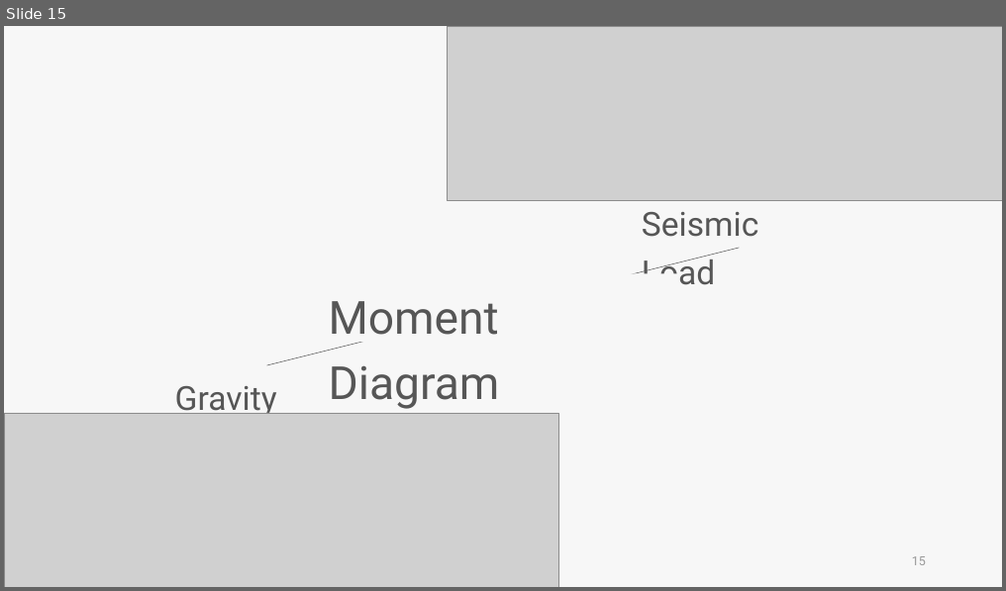
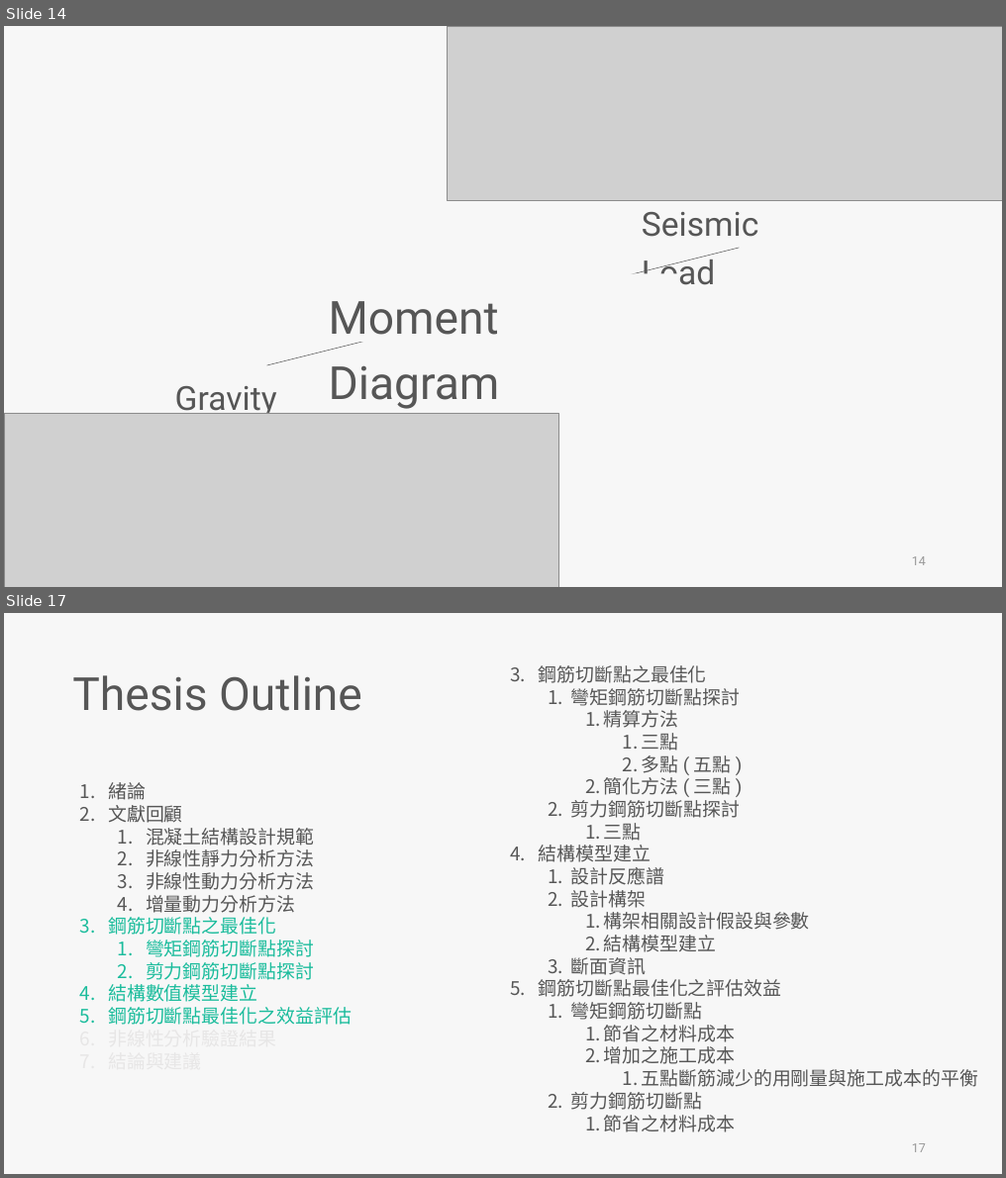
Before and after one commit to skyran1278/VbaProject, a slide deck: 20180126_SmartCut/Meeting/20190412 Meeting/20190412 Meeting.pptx. Shown one above the other, each under a label of ours: slide 15 before the commit, slides 14 and 17 after it; the slides between them are not shown. The pictures are 1006x591 and 1006x1178 pixels, drawn with LibreOffice and Linux fonts; fonts in the diff are those of the drawing; grey boxes stand for pictures. Boxes give left, top, right and bottom in pixels: in the first picture for what was removed or moved away, otherwise in the second. Text is boxed around its words. In the diff, an @@ line names an element or a change of style, - is before the commit and + after.

```diff
--- a/20180126_SmartCut/Meeting/20190412 Meeting/20190412 Meeting.pptx
+++ b/20180126_SmartCut/Meeting/20190412 Meeting/20190412 Meeting.pptx
@@ slide 17 added at [4, 613, 1002, 1174], background #F7F7F7 @@
@@ text added at [539, 665, 978, 1133], 18 pt, text #565656 @@
+3. 鋼筋切斷點之最佳化
+  1. 彎矩鋼筋切斷點探討
+    1. 精算方法
+      1. 三點
+      2. 多點 ( 五點 )
+    2. 簡化方法 ( 三點 )
+  2. 剪力鋼筋切斷點探討
+    1. 三點
+4. 結構模型建立
+  1. 設計反應譜
+  2. 設計構架
+    1. 構架相關設計假設與參數
+    2. 結構模型建立
+  3. 斷面資訊
+5. 鋼筋切斷點最佳化之評估效益
+  1. 彎矩鋼筋切斷點
+    1. 節省之材料成本
+    2. 增加之施工成本
+      1. 五點斷筋減少的用剛量與施工成本的平衡
+  2. 剪力鋼筋切斷點
+    1. 節省之材料成本
@@ text added at [72, 675, 362, 711], 44 pt, text #565656 @@
+Thesis Outline
@@ text added at [108, 782, 351, 1051], 18 pt, text #1ABC9C @@
+1. 緒論
+2. 文獻回顧
+  1. 混凝土結構設計規範
+  2. 非線性靜力分析方法
+  3. 非線性動力分析方法
+  4. 增量動力分析方法
+3. 鋼筋切斷點之最佳化
+  1. 彎矩鋼筋切斷點探討
+  2. 剪力鋼筋切斷點探討
+4. 結構數值模型建立
+5. 鋼筋切斷點最佳化之效益評估
+6. 非線性分析驗證結果
+7. 結論與建議
@@ page number added at [912, 1144, 926, 1153], 12 pt, text #9A9A9A @@
+17
@@ what was slide 15 is now slide 14 @@
@@ page number at [912, 557, 926, 566]: text changed @@
-15
+14
```
Also in this commit, not shown: 6 slides changed, 3 other slides added, 5 slides removed, 1 other file.
